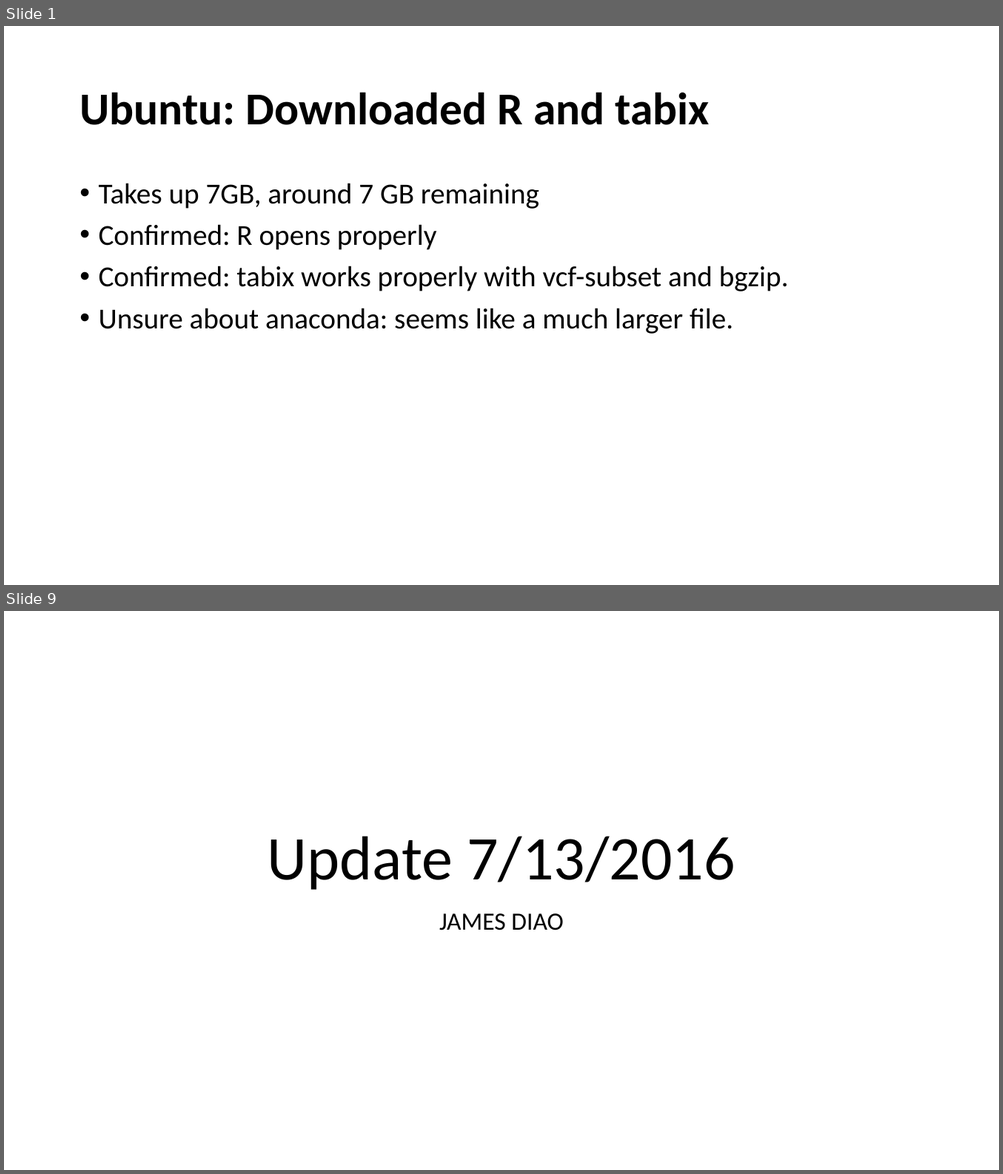
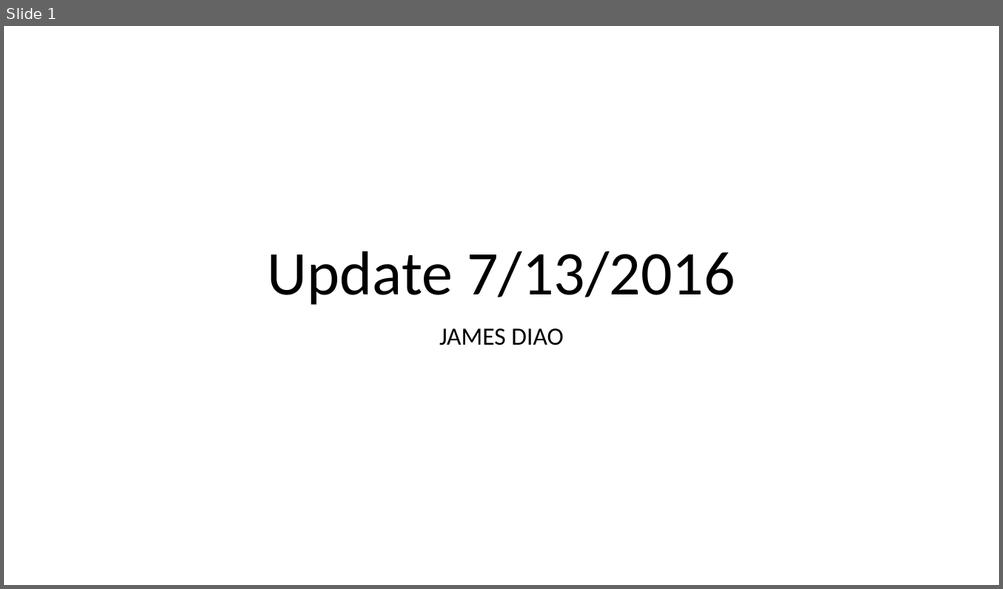
Before and after one commit to dfan/HST-2016, a slide deck: week_5/Presentation_week_5.2.pptx. Shown one above the other, each under a label of ours: slides 1 and 9 before the commit, slide 1 after it; the slides between them are not shown. The pictures are 1003x1174 and 1003x589 pixels, drawn with LibreOffice and Linux fonts; fonts in the diff are those of the drawing. Boxes give left, top, right and bottom in pixels: in the first picture for what was removed or moved away, otherwise in the second. Text is boxed around its words. In the diff, an @@ line names an element or a change of style, - is before the commit and + after.

```diff
--- a/week_5/Presentation_week_5.2.pptx
+++ b/week_5/Presentation_week_5.2.pptx
@@ slide 1 removed at [4, 26, 999, 585], background #FFFFFF @@
@@ title removed at [79, 92, 708, 125] @@
-Ubuntu: Downloaded R and tabix
@@ text removed at [99, 183, 788, 334] @@
-• Takes up 7GB, around 7 GB remaining
-• Confirmed: R opens properly
-• Confirmed: tabix works properly with vcf-subset and bgzip.
-• Unsure about anaconda: seems like a much larger file.
@@ what was slide 9 is now slide 1 @@
```
Also in this commit, not shown: 4 slides changed, 4 slides added, 11 other slides removed, 6 other files.
